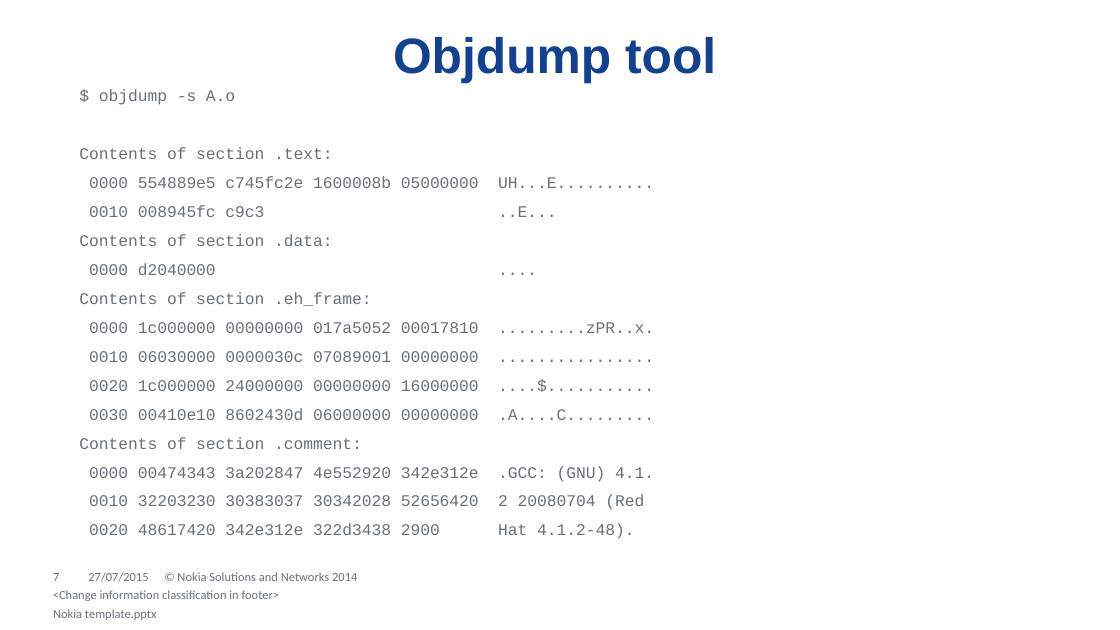
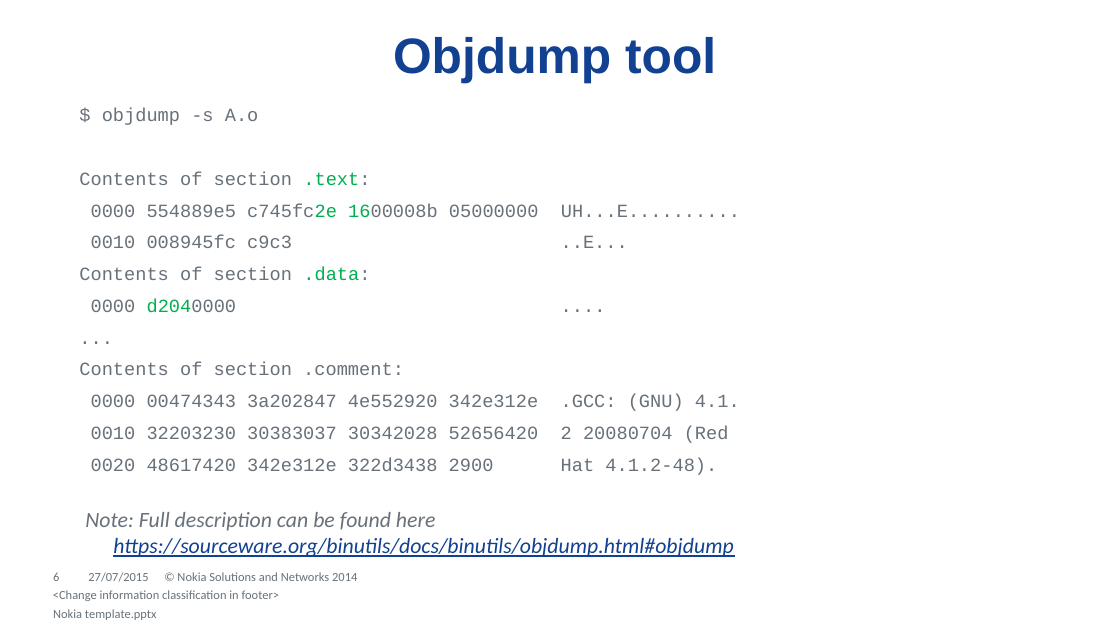
Before and after one commit to dendibakh/Linker, a slide deck: slide 6 of Diving into C++ linker.pptx (slide 7 before the commit). Drawn at 1120x630 pixels with LibreOffice and Linux fonts; fonts in the diff are those of the drawing; background and template pictures are left out. Boxes give left, top, right and bottom in pixels: in the first picture for what was removed or moved away, otherwise in the second. Text is boxed around its words. In the diff, an @@ line names an element or a change of style, - is before the commit and + after.

Commit message:
Updated first 10 slides and wrote a text for them.

```diff
--- a/Diving into C++ linker.pptx
+++ b/Diving into C++ linker.pptx
@@ text "$ objdump -s A.o" moved from (x1=79, y1=89, x2=654, y2=539) to (x1=79, y1=108, x2=740, y2=475) @@
@@ text at (x1=79, y1=108, x2=740, y2=475): size 10.5 to 12 pt; text colour #68717A to #00B050 in ".text:", "c745fc2e 1600008b", ".data:", "d2040000" @@
@@ text at (x1=79, y1=292, x2=654, y2=420): text changed; size 10.5 to 12 pt @@
-  Contents of section .eh_frame:
-  0000 1c000000 00000000 017a5052 00017810 .........zPR..x.
-  0010 06030000 0000030c 07089001 00000000 ................
-  0020 1c000000 24000000 00000000 16000000 ....$...........
-  0030 00410e10 8602430d 06000000 00000000 .A....C.........
+  ...
@@ text added at (x1=85, y1=512, x2=733, y2=557), 14 pt, text #124191, italic, underline @@
+  Note: Full description can be found here https://sourceware.org/binutils/docs/binutils/objdump.html#objdump
@@ page number at (x1=53, y1=572, x2=59, y2=581): text changed @@
-7
+6
```
Also in this commit, not shown: 5 other slides changed, 2 slides removed, 1 other file.
